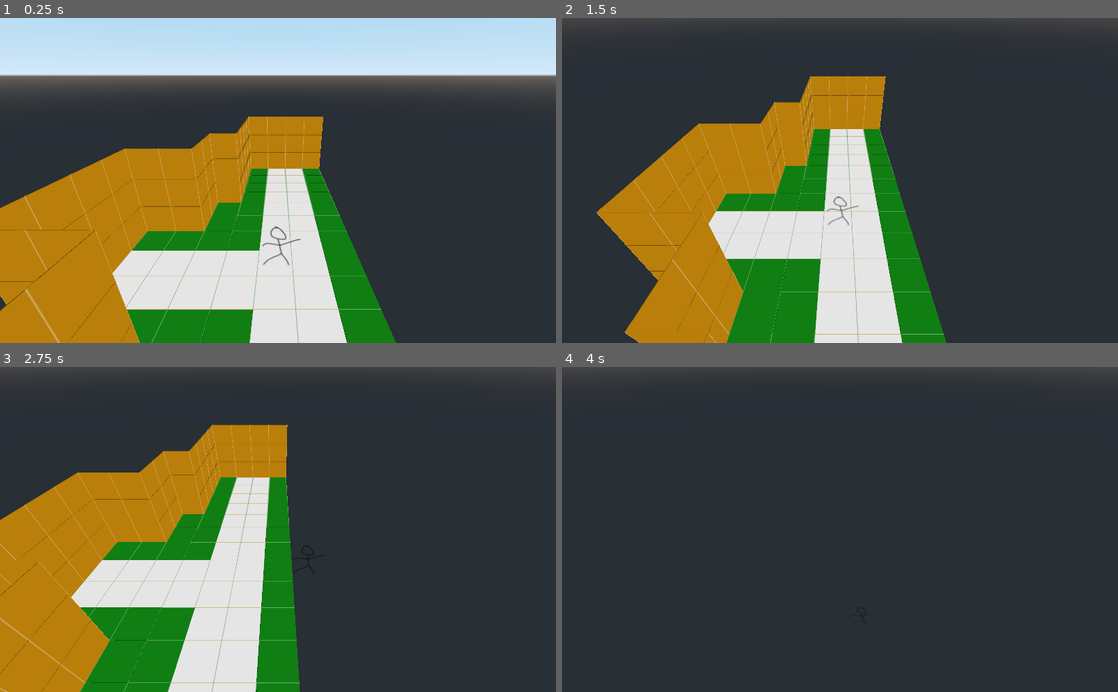
Above: before the commit, frames 1-4 (two rows, left to right).
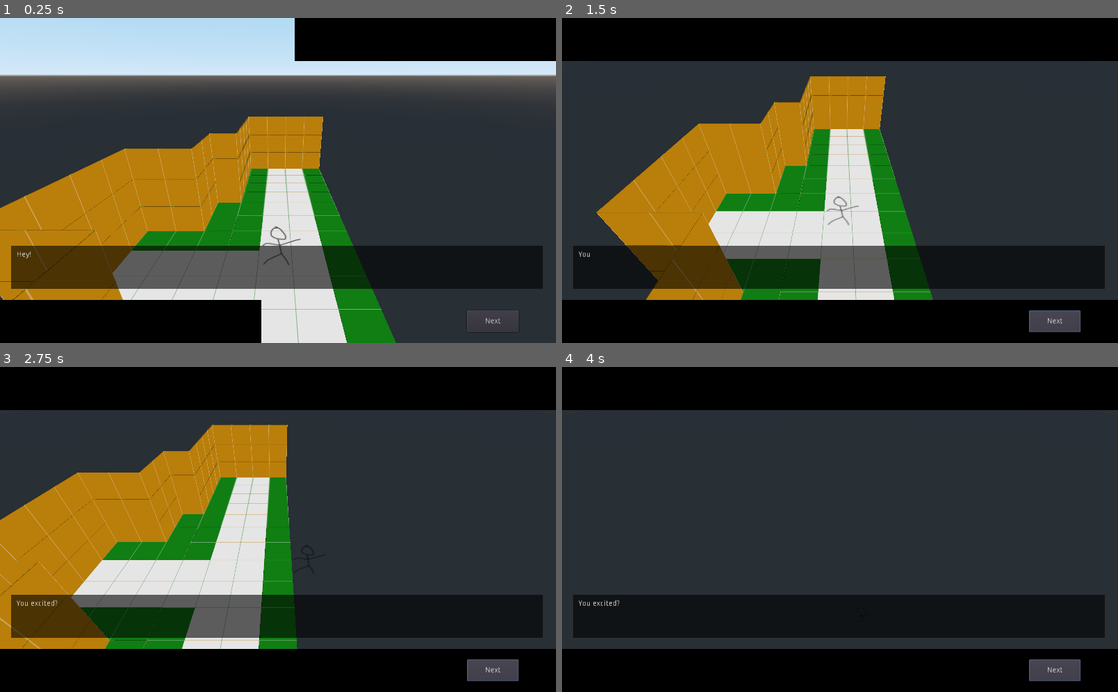
Above: after the commit, the same moments.

Repository: JeffKazuk/Ludum45
Game: Godot game, scene res://Town.tscn
The game is run twice, just before and just after one commit, with the same random seed, the same clock (stepped at 60 frames per second) and the same inputs.
Inputs (mouse positions are in pixels of both pictures, inside the frame that each line leads up to):
- Up to frame 1 (0.25 s): no input
- Up to frame 2 (1.5 s): click (1056, 320) at 0.5 s, where only the run after the commit has a clickable "Next"; click (1056, 320) at 1.25 s, where only the run after the commit has a clickable "Next"
- Up to frame 3 (2.75 s): hold D (strafe_right) from 2.03 s (still down)
- Up to frame 4 (4 s): release D (strafe_right) at 2.78 s; hold S (move_back) 2.78-3.53 s; hold D (strafe_right) from 3.53 s (still down)

The runs differ from the first frame. In frame 1, 25% of the frame differs, in the area x 0-100%, y 0-100%; in frame 2, 39%; in frame 3, 39%; in frame 4, 39%.

Commit message:
fixed dialogue system
sjfjsdf

Diff:
--- /dev/null
+++ b/Dialogue.gd
@@ -0,0 +1,13 @@
+extends Control
+
+export var file = ""
+
+# Called when the node enters the scene tree for the first time.
+func _ready():
+	pass # Replace with function body.
+
+# Called every frame. 'delta' is the elapsed time since the previous frame.
+#func _process(delta):
+#	pass
+func get_file():
+	return "res://dialogue/" + file
--- a/Dialogue.tscn
+++ b/Dialogue.tscn
@@ -1,10 +1,12 @@
-[gd_scene load_steps=2 format=2]
+[gd_scene load_steps=3 format=2]
 
-[ext_resource path="res://text.gd" type="Script" id=1]
+[ext_resource path="res://Dialogue.gd" type="Script" id=1]
+[ext_resource path="res://text.gd" type="Script" id=2]
 
 [node name="Control" type="Control"]
 anchor_right = 1.0
 anchor_bottom = 1.0
+script = ExtResource( 1 )
 
 [node name="Tp" type="Polygon2D" parent="."]
 position = Vector2( 1024, 0 )
--- a/Town.tscn
+++ b/Town.tscn
@@ -1,7 +1,8 @@
-[gd_scene load_steps=3 format=2]
+[gd_scene load_steps=4 format=2]
 
 [ext_resource path="res://Player.tscn" type="PackedScene" id=1]
 [ext_resource path="res://untitled.dae" type="PackedScene" id=2]
+[ext_resource path="res://Dialogue.tscn" type="PackedScene" id=3]
 
 [node name="Spatial" type="Spatial"]
 
@@ -19,3 +20,6 @@
 target = NodePath("../Player/Spatial")
 speed = 4.0
 enabled = true
+
+[node name="Control" parent="." instance=ExtResource( 3 )]
+file = "guard.json"
--- a/text.gd
+++ b/text.gd
@@ -6,13 +6,14 @@
 onready var button = get_parent().get_node("Button")
 var json_result = {}
 var dialogues = 0;
+var filepath = ""
 
 func _ready():
-
+	filepath = get_parent().get_parent().get_file()
 	button.set_text("Next")
 
 	var file = File.new()
-	file.open("res://dialogue/guard.json", file.READ)
+	file.open(filepath, file.READ)
 	var json = file.get_as_text()
 	json_result = JSON.parse(json).result
 	file.close()
Not shown: 1 places in Dialogue.tscn that only renumber resources
